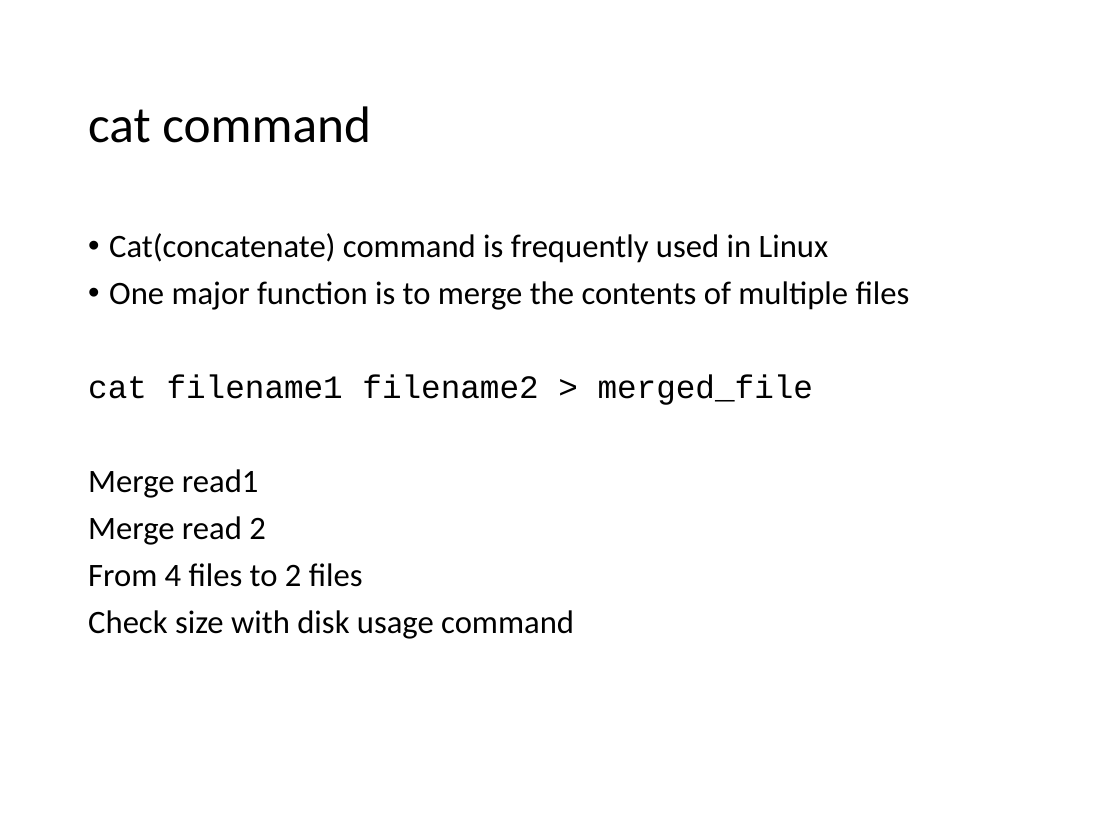
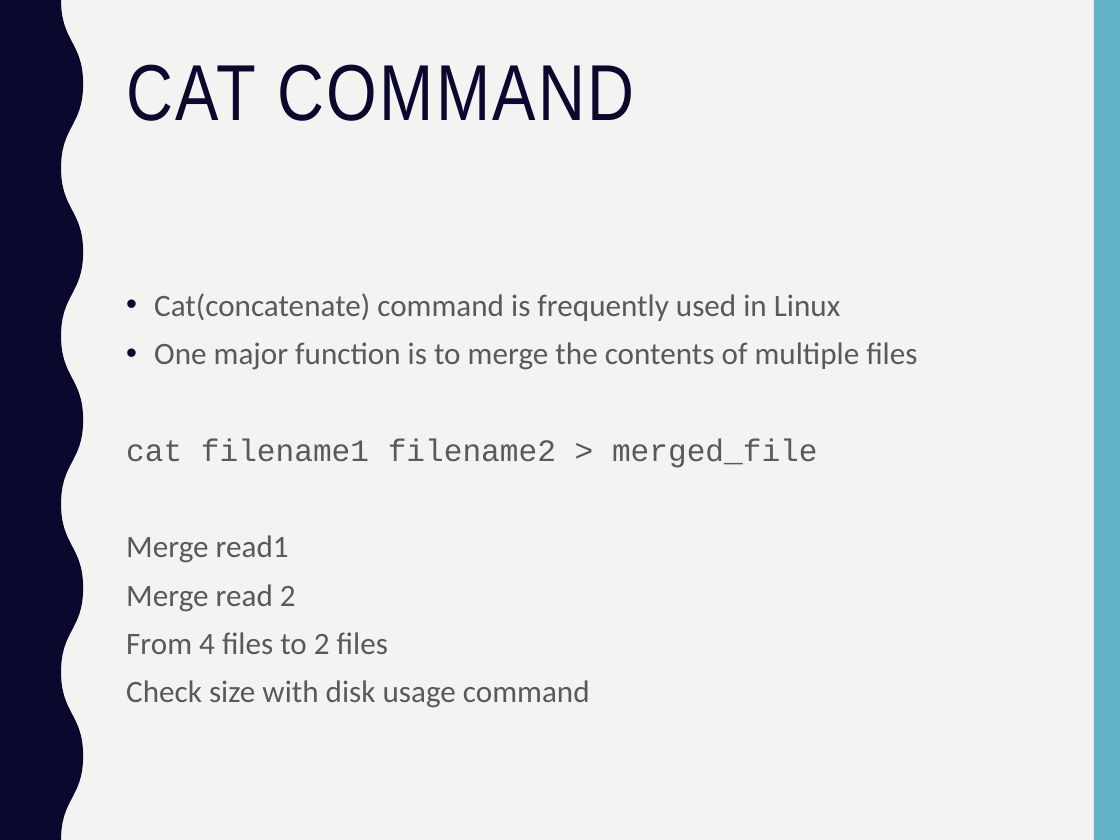
Before and after one commit to PRodriguez19/Intro-to-rnaseq, a slide deck: slide 31 of lectures/Lecture5-MMG232.pptx (slide 21 before the commit). Drawn at 1120x840 pixels with LibreOffice and Linux fonts; fonts in the diff are those of the drawing. Boxes give left, top, right and bottom in pixels: in the first picture for what was removed or moved away, otherwise in the second. Text is boxed around its words. In the diff, an @@ line names an element or a change of style, - is before the commit and + after.

```diff
--- a/lectures/Lecture5-MMG232.pptx
+++ b/lectures/Lecture5-MMG232.pptx
@@ background #FFFFFF to #F3F3F2 @@
@@ freeform shape added at [0, 0, 83, 840], fill #0B082E @@
@@ rectangle added at [1094, 0, 1120, 840], fill #62B4C6 @@
@@ title "CAT COMMAND" at [126, 64, 634, 121]: vertical alignment middle to top @@
@@ title at [126, 64, 634, 121]: text changed; size 33 to 51 pt; font Calibri to Arial Narrow; text colour #000000 to #0B082E @@
-cat command
+CAT COMMAND
@@ text "Cat(concatenate) command is frequently used ...": place and size @@
-text "Cat(concatenate) command is frequently used ..." at [88, 233, 910, 639]
+text "Cat(concatenate) command is frequently used ..." at [126, 293, 917, 708]
@@ text "Cat(concatenate) command is frequently used ..." at [126, 293, 917, 708]: size 21 to 20 pt, text colour #000000 to #595959; indent changed; line spacing 0.9 to 1 @@
```
Also in this commit, not shown: 25 other slides changed, 15 slides added, 5 slides removed, 6 other files.
